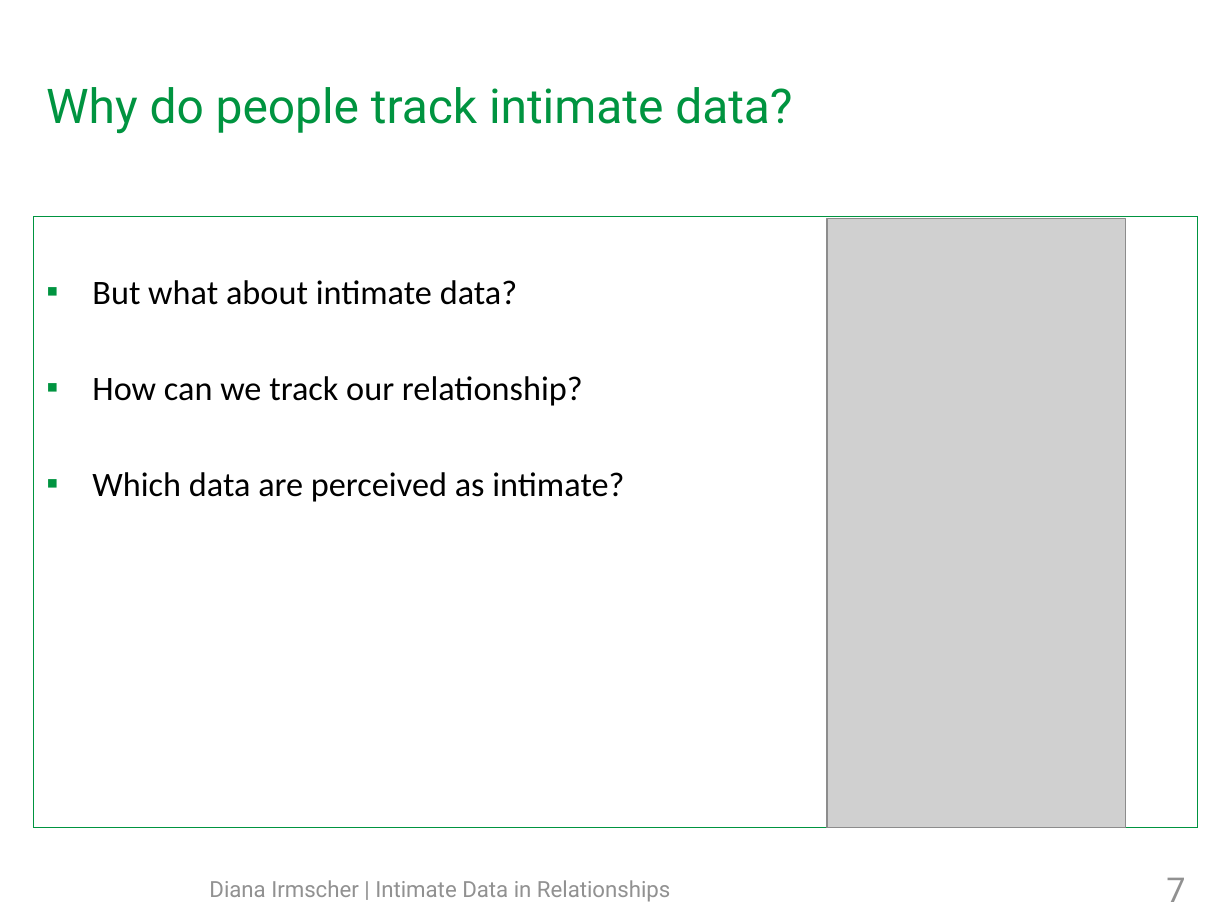
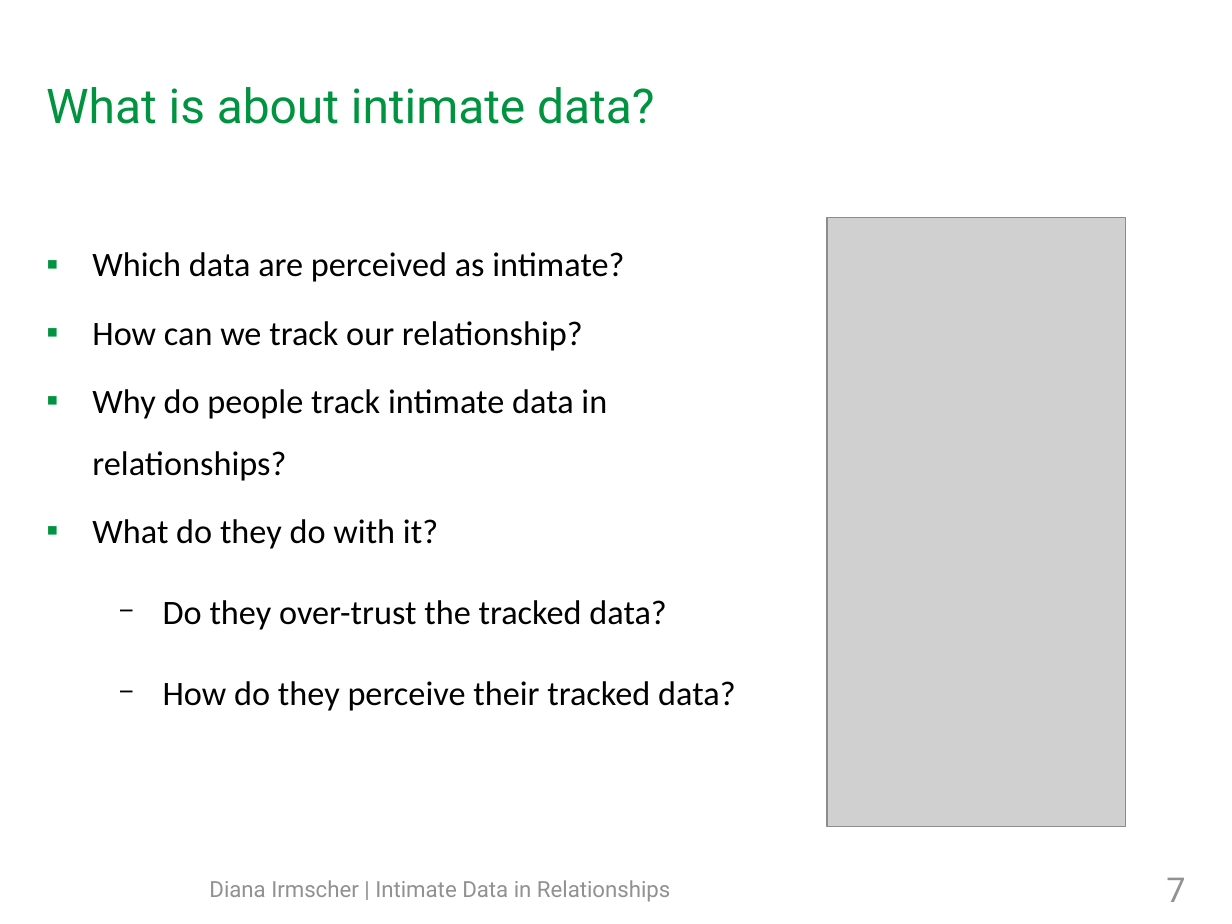
Before and after one commit to mieztatz/advanced_seminar_media_informatics, a slide deck: slide 7 of slides/final_presentation_irmscher_copy.odp. Drawn at 1232x924 pixels with LibreOffice and Linux fonts; fonts in the diff are those of the drawing; grey boxes stand for pictures; background and template pictures are left out. Boxes give left, top, right and bottom in pixels: in the first picture for what was removed or moved away, otherwise in the second. Text is boxed around its words. In the diff, an @@ line names an element or a change of style, - is before the commit and + after.

```diff
--- a/slides/final_presentation_irmscher_copy.odp
+++ b/slides/final_presentation_irmscher_copy.odp
@@ title at bbox=[46, 87, 654, 124]: text changed @@
-Why do people track intimate data?
+What is about intimate data?
@@ text "Which data are perceived as ...": place and size @@
-text "Which data are perceived as ..." at bbox=[34, 216, 1199, 827]
+text "Which data are perceived as ..." at bbox=[92, 252, 735, 711]
@@ text "Which data are perceived as ..." at bbox=[92, 252, 735, 711]: outline #009440 0 pt to none @@
@@ text at bbox=[92, 252, 624, 282]: text changed @@
-▪ But what about intimate data?
+▪ Which data are perceived as intimate?
@@ text at bbox=[92, 321, 583, 351]: line spacing 1 to 1.5 @@
@@ text at bbox=[92, 389, 735, 711]: text changed @@
-▪ Which data are perceived as intimate?
+▪ Why do people track intimate data in relationships?
+▪ What do they do with it?
+  − Do they over-trust the tracked data?
+  − How do they perceive their tracked data?
```
Also in this commit, not shown: 17 other slides changed, 1 slide added, 2 slides removed, 35 other files.
